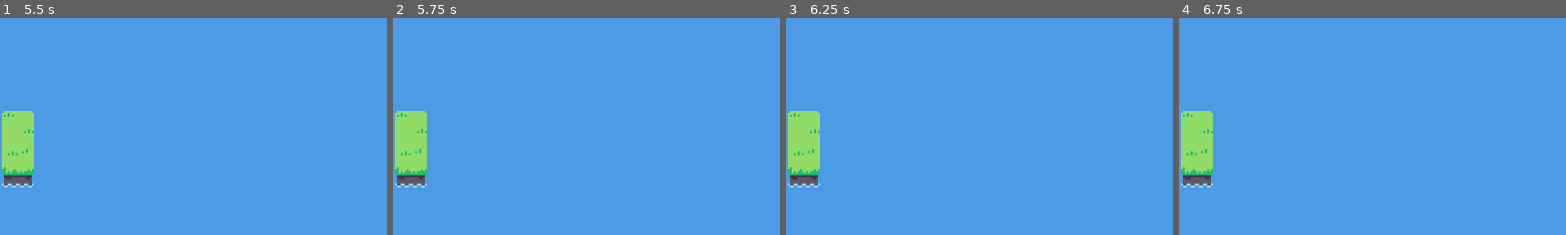
Above: before the commit, frames 1-4 (left to right).
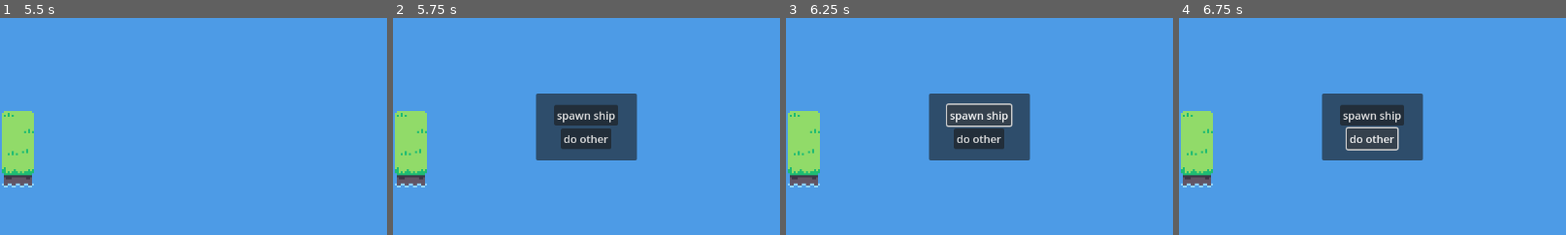
Above: after the commit, the same moments.

Repository: Toffuh/iron-sails
Game: Godot game, scene res://scenes/main_menu.tscn
Same seed, same stepped clock (60 frames per second), same inputs: the game is played once before the commit and once after it.
Inputs (mouse positions are % of the whole screen's width and height, from its top left):
- Up to frame 1 (5.5 s): click "Start" at 0.5 s; tap Enter at 1.25, 2.75, 4.25 s; move the mouse to (72, 45) at 1.27 s; click (72, 45) at 1.42 s; tap Space at 2, 3.5, 5 s; move the mouse to (30, 55) at 2.02 s; click (30, 55) at 2.17 s; move the mouse to (60, 28) at 2.77 s; click (60, 28) at 2.92 s; move the mouse to (45, 70) at 3.52 s; click (45, 70) at 3.67 s; move the mouse to (80, 65) at 4.27 s; click (80, 65) at 4.42 s; tap Escape (ui_cancel) at 4.9 s; move the mouse to (20, 35) at 5.02 s; click (20, 35) at 5.17 s
- Up to frame 2 (5.75 s): tap F (game_menu, bound only after the commit) at 5.65 s
- Up to frame 3 (6.25 s): click (43, 47) at 5.75 s, where only the run after the commit has a clickable "spawn ship"
- Up to frame 4 (6.75 s): click (43, 53) at 6.5 s, where only the run after the commit has a clickable "do other"
The pictures show only the part of the screen within x 19-68%, y 25-75%; the shares and areas given below are measured in that part.

Frame 1 is identical in both runs. In frame 2, 8.1% of the frame differs, in the area x 36-64%, y 34-66%; in frame 3, 8.1%; in frame 4, 8.1%.

Commit message:
added menu with buttons

Diff:
--- a/project.godot
+++ b/project.godot
@@ -15,6 +15,14 @@
 config/features=PackedStringArray("4.3", "Forward Plus")
 config/icon="res://icon.svg"
 
+[input]
+
+game_menu={
+"deadzone": 0.5,
+"events": [Object(InputEventKey,"resource_local_to_scene":false,"resource_name":"","device":0,"window_id":0,"alt_pressed":false,"shift_pressed":false,"ctrl_pressed":false,"meta_pressed":false,"pressed":false,"keycode":0,"physical_keycode":70,"key_label":0,"unicode":0,"location":0,"echo":false,"script":null)
+]
+}
+
 [rendering]
 
 textures/canvas_textures/default_texture_filter=0
--- a/scenes/game.tscn
+++ b/scenes/game.tscn
@@ -1,10 +1,26 @@
-[gd_scene load_steps=4 format=3 uid="uid://0hyhn3gtbn5x"]
+[gd_scene load_steps=6 format=3 uid="uid://0hyhn3gtbn5x"]
 
 [ext_resource type="Script" path="res://scrips/camera.gd" id="1_b1285"]
 [ext_resource type="Script" path="res://scrips/game_manager.gd" id="1_jdefw"]
 [ext_resource type="PackedScene" uid="uid://crtsoox5pxyp2" path="res://scenes/game_map.tscn" id="1_wi41n"]
+[ext_resource type="PackedScene" uid="uid://qal2r8vxqugk" path="res://scenes/game_menu.tscn" id="4_okqi4"]
+
+[sub_resource type="GDScript" id="GDScript_odnmm"]
+script/source = "extends Node2D
+
+
+# Called when the node enters the scene tree for the first time.
+func _ready() -> void:
+	pass # Replace with function body.
+
+
+# Called every frame. 'delta' is the elapsed time since the previous frame.
+func _process(delta: float) -> void:
+	pass
+"
 
 [node name="Game" type="Node2D"]
+script = SubResource("GDScript_odnmm")
 
 [node name="GameManager" type="Node2D" parent="."]
 script = ExtResource("1_jdefw")
@@ -16,3 +32,7 @@
 max_zoom = 5.0
 
 [node name="GameMap" parent="." instance=ExtResource("1_wi41n")]
+
+[node name="CanvasLayer" type="CanvasLayer" parent="."]
+
+[node name="GameMenu" parent="CanvasLayer" instance=ExtResource("4_okqi4")]
--- /dev/null
+++ b/scenes/game_menu.tscn
@@ -0,0 +1,42 @@
+[gd_scene load_steps=2 format=3 uid="uid://qal2r8vxqugk"]
+
+[ext_resource type="Script" path="res://scrips/game_menu.gd" id="1_l3aof"]
+
+[node name="GameMenu" type="Control"]
+layout_mode = 3
+anchors_preset = 15
+anchor_right = 1.0
+anchor_bottom = 1.0
+grow_horizontal = 2
+grow_vertical = 2
+script = ExtResource("1_l3aof")
+
+[node name="PanelContainer" type="PanelContainer" parent="."]
+layout_mode = 1
+anchors_preset = 8
+anchor_left = 0.5
+anchor_top = 0.5
+anchor_right = 0.5
+anchor_bottom = 0.5
+offset_left = -150.0
+offset_top = -50.0
+offset_bottom = 50.0
+grow_horizontal = 2
+grow_vertical = 2
+
+[node name="VBoxContainer" type="VBoxContainer" parent="PanelContainer"]
+layout_mode = 2
+size_flags_stretch_ratio = 0.0
+alignment = 1
+
+[node name="Button" type="Button" parent="PanelContainer/VBoxContainer"]
+layout_mode = 2
+size_flags_horizontal = 4
+text = "spawn ship"
+
+[node name="Button2" type="Button" parent="PanelContainer/VBoxContainer"]
+layout_mode = 2
+size_flags_horizontal = 4
+text = "do other"
+
+[connection signal="pressed" from="PanelContainer/VBoxContainer/Button" to="." method="_on_button_pressed"]
--- /dev/null
+++ b/scrips/game.gd
@@ -0,0 +1,8 @@
+extends Node
+
+@onready var menu = $CanvasLayer/Menu
+
+func _input(event):
+	if event.is_action_pressed("ui_cancel"):
+		menu.visible = !menu.visible
+		get_tree().paused = menu.visible
--- a/scrips/game_map.gd
+++ b/scrips/game_map.gd
@@ -5,48 +5,48 @@
 @onready var island_map: TileMapLayer = $Islands
 
 @export var generate_new_map: bool:
-    set(value):
-        generate_new_map = false
-        create_random_map()
+	set(value):
+		generate_new_map = false
+		create_random_map()
 
 @export var map_width: int = 64
 @export var map_height: int = 32
 
 
 func create_random_map():
-    create_water()
-    create_islands()
+	create_water()
+	create_islands()
 
 
 func create_islands():
-    island_map.clear()
+	island_map.clear()
 
-    for x in range(4):
-        spawn_random_island()
+	for x in range(4):
+		spawn_random_island()
 
 
 func spawn_random_island():
-    var x_range: int = map_width / 2
-    var y_range: int = map_height / 2
+	var x_range: int = map_width / 2
+	var y_range: int = map_height / 2
 
-    var x: int      = randi_range(-x_range + 3, x_range - 3)
-    var y: int      = randi_range(-y_range + 3, y_range - 3)
-    var width: int  = randi_range(2, 4)
-    var height: int = randi_range(2, 4)
+	var x: int      = randi_range(-x_range + 3, x_range - 3)
+	var y: int      = randi_range(-y_range + 3, y_range - 3)
+	var width: int  = randi_range(2, 4)
+	var height: int = randi_range(2, 4)
 
-    fill_map(island_map, range(x - floori( width / 2.0), x + ceili( width / 2.0)), range(y - floori( height / 2.0), y + ceili( height / 2.0)))
+	fill_map(island_map, range(x - floori( width / 2.0), x + ceili( width / 2.0)), range(y - floori( height / 2.0), y + ceili( height / 2.0)))
 
 
 func create_water():
-    water_map.clear()
-    fill_map(water_map, range(-map_width / 2, map_width / 2), range(-map_height / 2, map_height / 2))
+	water_map.clear()
+	fill_map(water_map, range(-map_width / 2, map_width / 2), range(-map_height / 2, map_height / 2))
 
 
 func fill_map(map: TileMapLayer, x_range: Array, y_range: Array):
-    var tiles: Array[Vector2i] = []
+	var tiles: Array[Vector2i] = []
 
-    for x in x_range:
-        for y in y_range:
-            tiles.push_back(Vector2i(x, y))
+	for x in x_range:
+		for y in y_range:
+			tiles.push_back(Vector2i(x, y))
 
-    map.set_cells_terrain_connect(tiles, 0, 0)
+	map.set_cells_terrain_connect(tiles, 0, 0)
--- /dev/null
+++ b/scrips/game_menu.gd
@@ -0,0 +1,20 @@
+extends Control
+
+var menu_visible = false
+
+@onready var menu = $"."
+@onready var button = $Button
+
+func _ready():
+	menu.visible = menu_visible
+
+func _process(delta):
+	if Input.is_action_just_pressed("game_menu"):  # "F" wurde gedrückt
+		toggle_menu()
+
+func toggle_menu():
+	menu_visible = !menu_visible
+	menu.visible = menu_visible
+
+func _on_button_pressed() -> void:
+	print("Button wurde gedrückt!")
--- a/scrips/main_menu.gd
+++ b/scrips/main_menu.gd
@@ -1,8 +1,8 @@
 extends Control
 
 func _on_start_button_pressed():
-    get_tree().change_scene_to_file("res://scenes/game.tscn")
+	get_tree().change_scene_to_file("res://scenes/game.tscn")
 
 
 func _on_exit_button_pressed():
-    get_tree().quit()
+	get_tree().quit()
